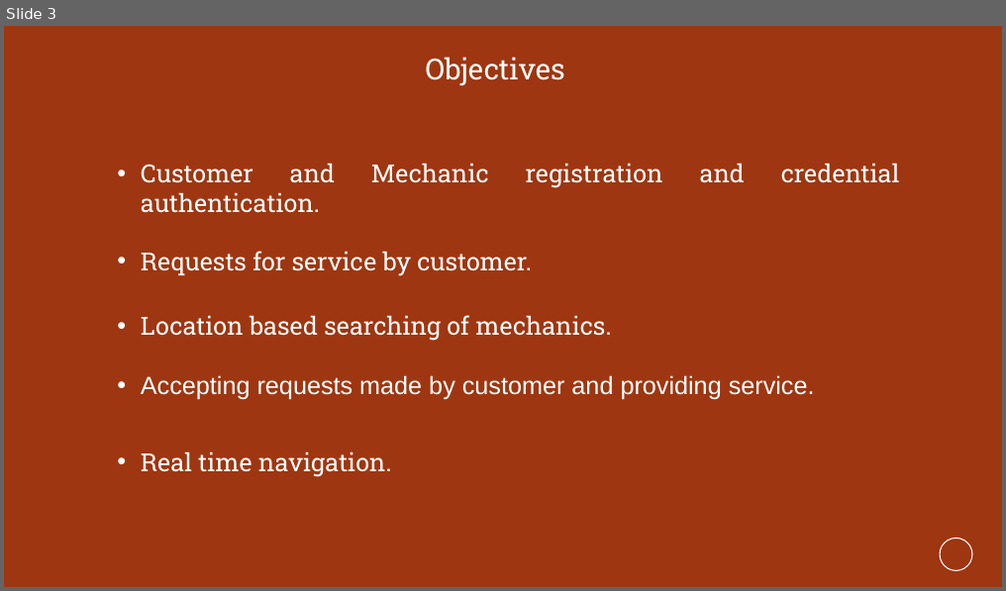
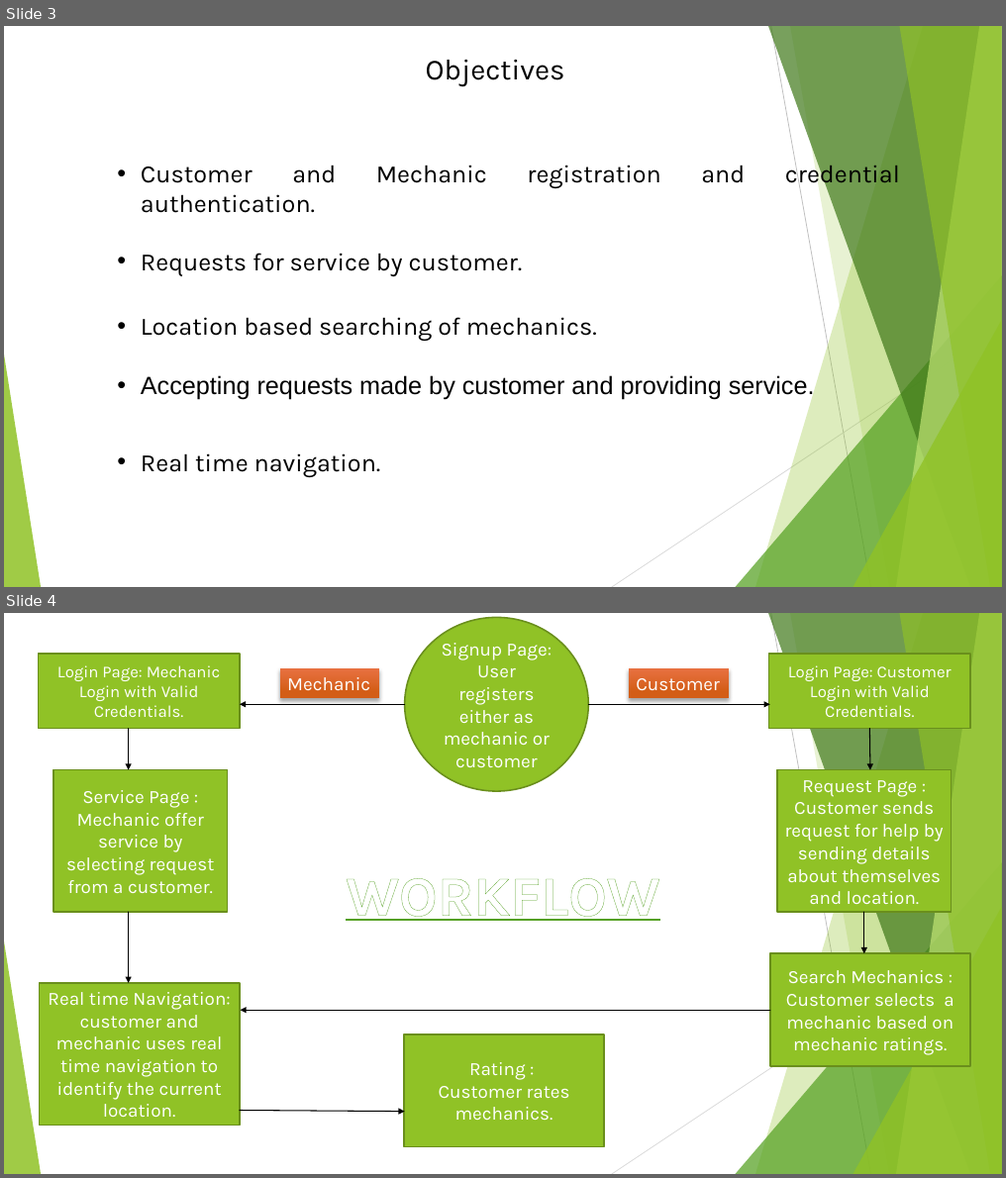
Before and after one commit to sameer-59/on-road, a slide deck: On Road PPT.pptx. Shown one above the other, each under a label of ours: slide 3 before the commit, slides 3 and 4 after it. The pictures are 1006x591 and 1006x1178 pixels, drawn with LibreOffice and Linux fonts; fonts in the diff are those of the drawing; background and template pictures are left out. Boxes give left, top, right and bottom in pixels: in the first picture for what was removed or moved away, otherwise in the second. Text is boxed around its words. In the diff, an @@ line names an element or a change of style, - is before the commit and + after.

```diff
--- a/On Road PPT.pptx
+++ b/On Road PPT.pptx
@@ slide 4 added at [4, 613, 1002, 1174], background #FFFFFF; not listed: 10 template elements that a slide beside it also shows @@
@@ ellipse added at [405, 618, 589, 791], fill #90C226, outline #6B901C 1.5 pt, 18 pt, text #FFFFFF @@
+Signup Page: User registers either as mechanic or customer
@@ rectangle added at [39, 654, 240, 728], fill #90C226, outline #6B901C 1.5 pt, 16 pt, text #FFFFFF @@
+Login Page: Mechanic Login with Valid Credentials.
@@ rectangle added at [280, 668, 380, 698], fill gradient #E87242 to #D35D16, 18 pt, text #FFFFFF @@
+Mechanic
@@ rectangle added at [629, 668, 730, 698], fill gradient #E87242 to #D35D16, 18 pt, text #FFFFFF @@
+Customer
@@ rectangle added at [769, 654, 970, 728], fill #90C226, outline #6B901C 1.5 pt, 16 pt, text #FFFFFF @@
+Login Page: Customer Login with Valid Credentials.
@@ arrow added from (129, 728) to (129, 770), #000000 1 pt @@
@@ arrow added from (405, 704) to (240, 704), #000000 1 pt @@
@@ arrow added from (589, 704) to (770, 704), #000000 1 pt @@
@@ arrow added from (870, 728) to (870, 770), #000000 1 pt @@
@@ rectangle added at [54, 770, 227, 912], fill #90C226, outline #6B901C 1.5 pt, 18 pt, text #FFFFFF @@
+Service Page : Mechanic offer service by selecting request from a customer.
@@ rectangle added at [777, 770, 951, 912], fill #90C226, outline #6B901C 1.5 pt, 18 pt, text #FFFFFF @@
+Request Page : Customer sends request for help by sending details about themselves and location.
@@ text added at [346, 878, 659, 921], 54 pt, text #FFFFFF, bold, underline @@
+WORKFLOW
@@ arrow added from (129, 912) to (129, 983), #000000 1 pt @@
@@ arrow added from (864, 912) to (864, 954), #000000 1 pt @@
@@ rectangle added at [770, 954, 971, 1065], fill #90C226, outline #6B901C 1.5 pt, 18 pt, text #FFFFFF @@
+Search Mechanics : Customer selects a mechanic based on mechanic ratings.
@@ rectangle added at [40, 983, 240, 1126], fill #90C226, outline #6B901C 1.5 pt, 18 pt, text #FFFFFF @@
+Real time Navigation: customer and mechanic uses real time navigation to identify the current location.
@@ arrow added from (770, 1011) to (240, 1011), #000000 1 pt @@
@@ rectangle added at [404, 1035, 604, 1147], fill #90C226, outline #6B901C 1.5 pt, 18 pt, text #FFFFFF @@
+Rating :
+Customer rates mechanics.
@@ arrow added from (240, 1111) to (405, 1112), #000000 1 pt @@
@@ slide 3 changed as well @@
@@ background #9E3611 to #FFFFFF @@
@@ text "Accepting requests made by customer ..." at [141, 375, 815, 400]: text colour #FFFFFF to #000000 @@
@@ group added at [4, 26, 1002, 587]: 5 freeform shapes, 3 triangles, 2 lines @@
@@ font Roboto Slab to Karla, text colour #FFFFFF to #000000 in 5 elements at [426, 59, 565, 86], [141, 161, 900, 189], [141, 253, 523, 276], [141, 317, 597, 341], [141, 454, 381, 477] @@
@@ ellipse removed at [940, 538, 973, 571] @@
```
Also in this commit, not shown: 2 other slides changed.
